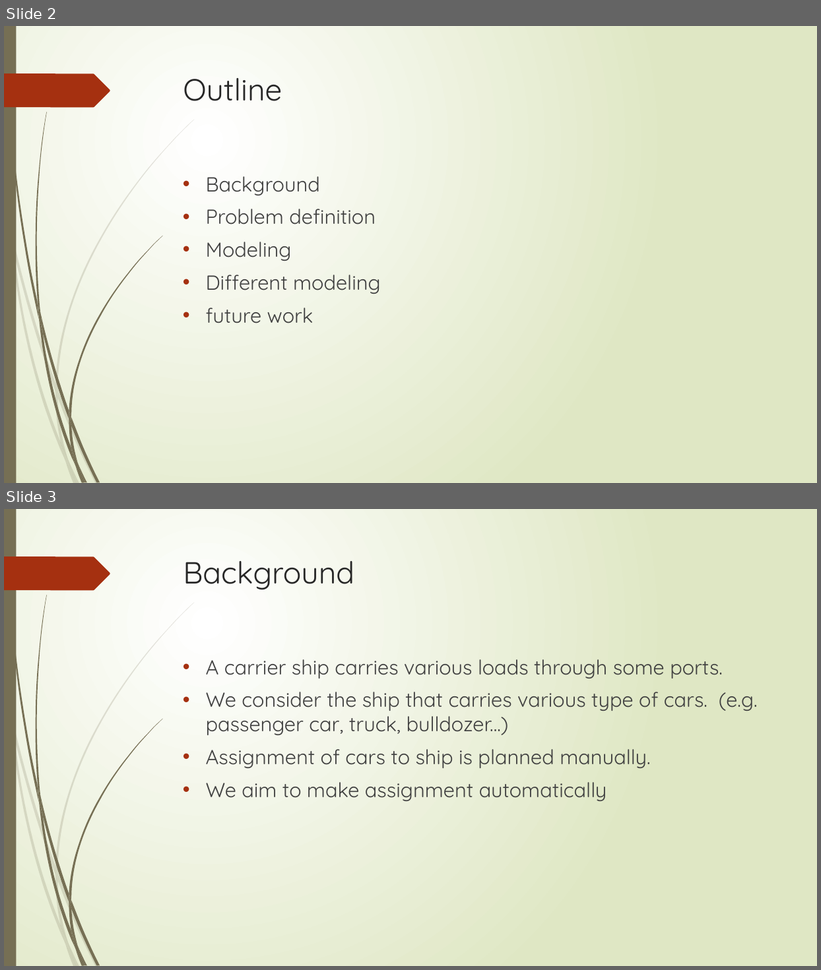
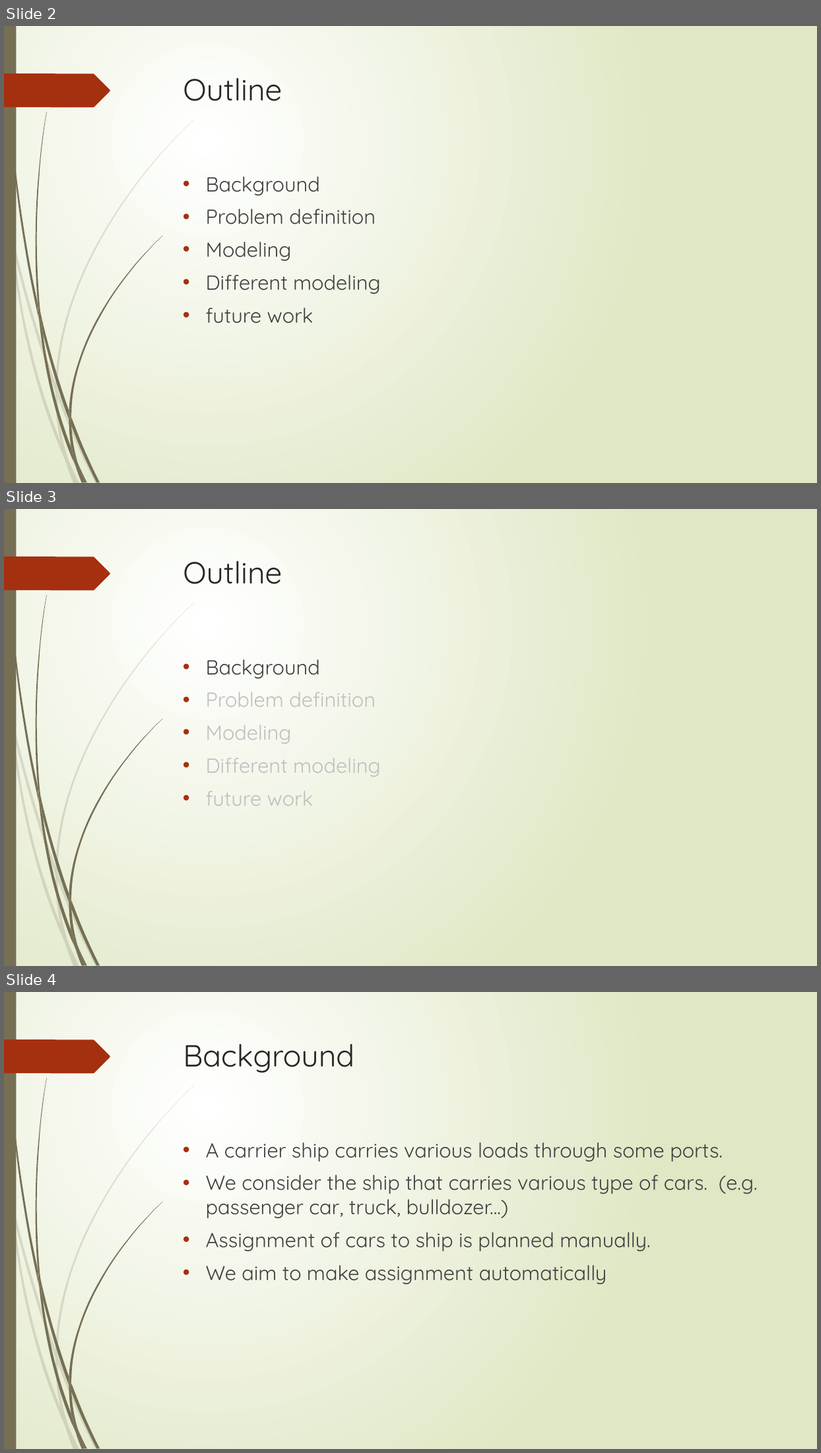
Before and after one commit to r-kurosu/kline_new, a slide deck: 竹田_修論発表.pptx. Shown one above the other, each under a label of ours: slides 2 and 3 before the commit, slides 2, 3 and 4 after it. The pictures are 821x970 and 821x1453 pixels, drawn with LibreOffice and Linux fonts; fonts in the diff are those of the drawing. Boxes give left, top, right and bottom in pixels: in the first picture for what was removed or moved away, otherwise in the second. Text is boxed around its words. In the diff, an @@ line names an element or a change of style, - is before the commit and + after.

```diff
--- a/竹田_修論発表.pptx
+++ b/竹田_修論発表.pptx
@@ slide 3 added at box(4, 509, 817, 966), background gradient #FFFFFF to #DFE8C4; not listed: 24 template elements that a slide beside it also shows @@
@@ title added at box(183, 561, 282, 584), 36 pt, text #262626 @@
+Outline
@@ text added at box(206, 659, 381, 806), 24 pt, text #BFBFBF @@
+• Background
+• Problem definition
+• Modeling
+• Different modeling
+• future work
@@ what was slide 3 is now slide 4 @@
```
Also in this commit, not shown: 1 slide changed, 6 other slides added.
